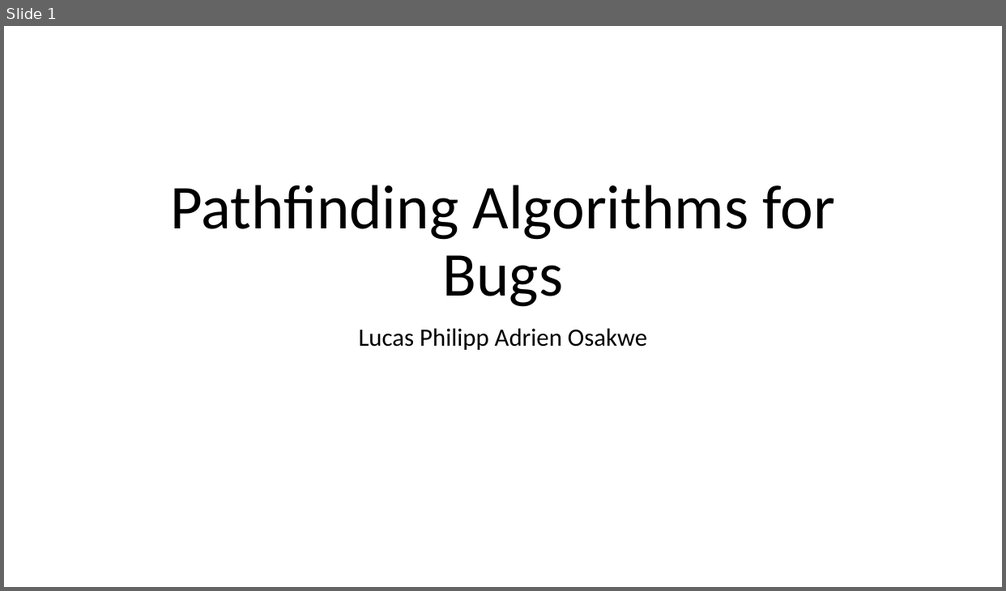
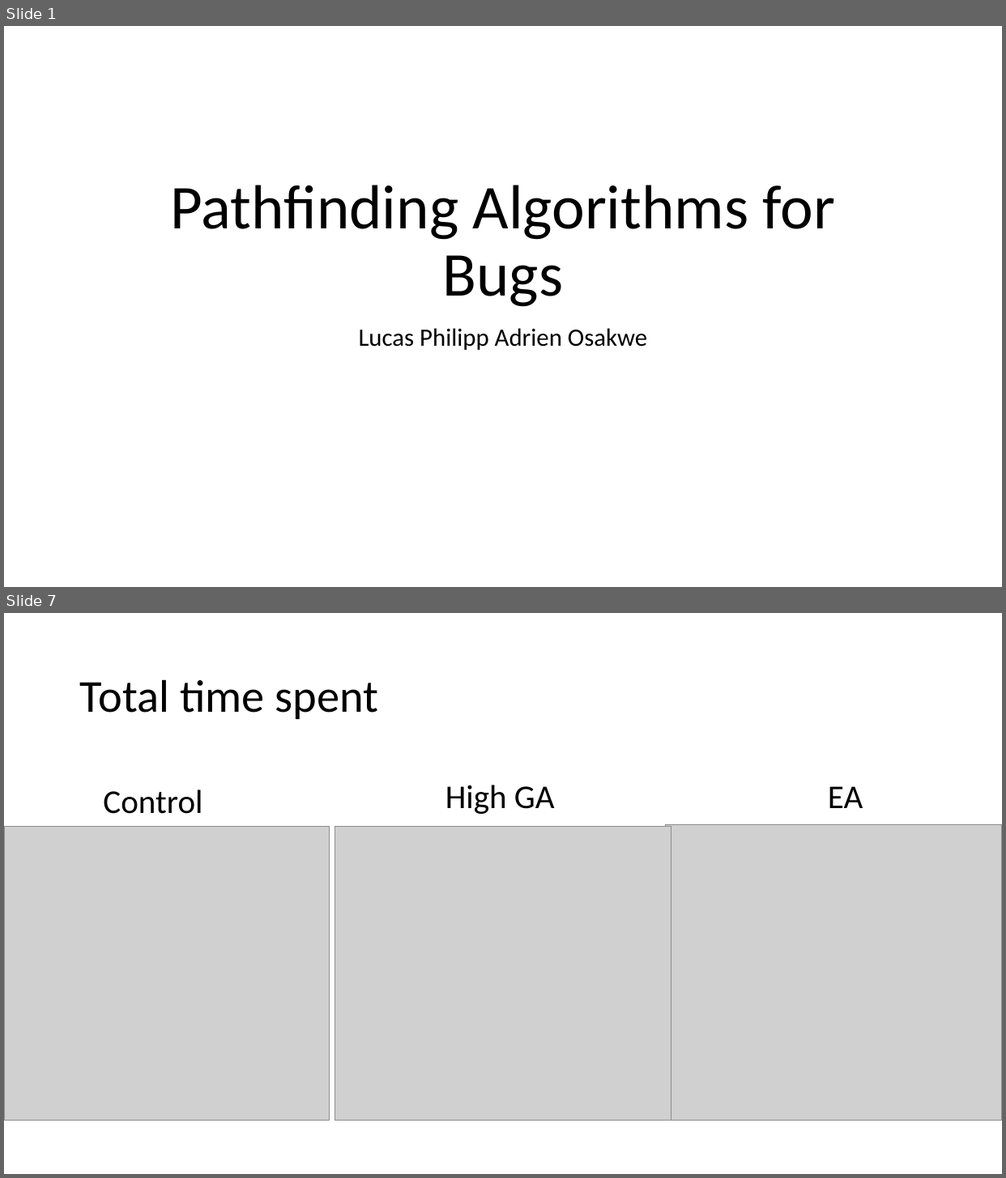
Before and after one commit to aosakwe/QLSC600_M6_A2, a slide deck: QLSC600_M6_Presentation.pptx. Shown one above the other, each under a label of ours: slide 1 before the commit, slides 1 and 7 after it; the slides between them are not shown. The pictures are 1006x591 and 1006x1178 pixels, drawn with LibreOffice and Linux fonts; fonts in the diff are those of the drawing; grey boxes stand for pictures. Boxes give left, top, right and bottom in pixels: in the first picture for what was removed or moved away, otherwise in the second. Text is boxed around its words. In the diff, an @@ line names an element or a change of style, - is before the commit and + after.

```diff
--- a/QLSC600_M6_Presentation.pptx
+++ b/QLSC600_M6_Presentation.pptx
@@ slide 7 added at (x1=4, y1=613, x2=1002, y2=1174), background #FFFFFF @@
@@ title added at (x1=80, y1=679, x2=378, y2=719), 44 pt, text #000000 @@
+Total time spent
@@ text added at (x1=103, y1=790, x2=202, y2=814), 32 pt, text #000000 @@
+Control
@@ text added at (x1=445, y1=785, x2=555, y2=814), 32 pt, text #000000 @@
+High GA
@@ text added at (x1=828, y1=786, x2=863, y2=808), 32 pt, text #000000 @@
+EA
@@ picture added at (x1=4, y1=826, x2=329, y2=1120) @@
@@ picture added at (x1=335, y1=826, x2=671, y2=1120) @@
@@ picture added at (x1=666, y1=824, x2=1002, y2=1120) @@
```
Also in this commit, not shown: 7 other slides added, 3 slides removed.
